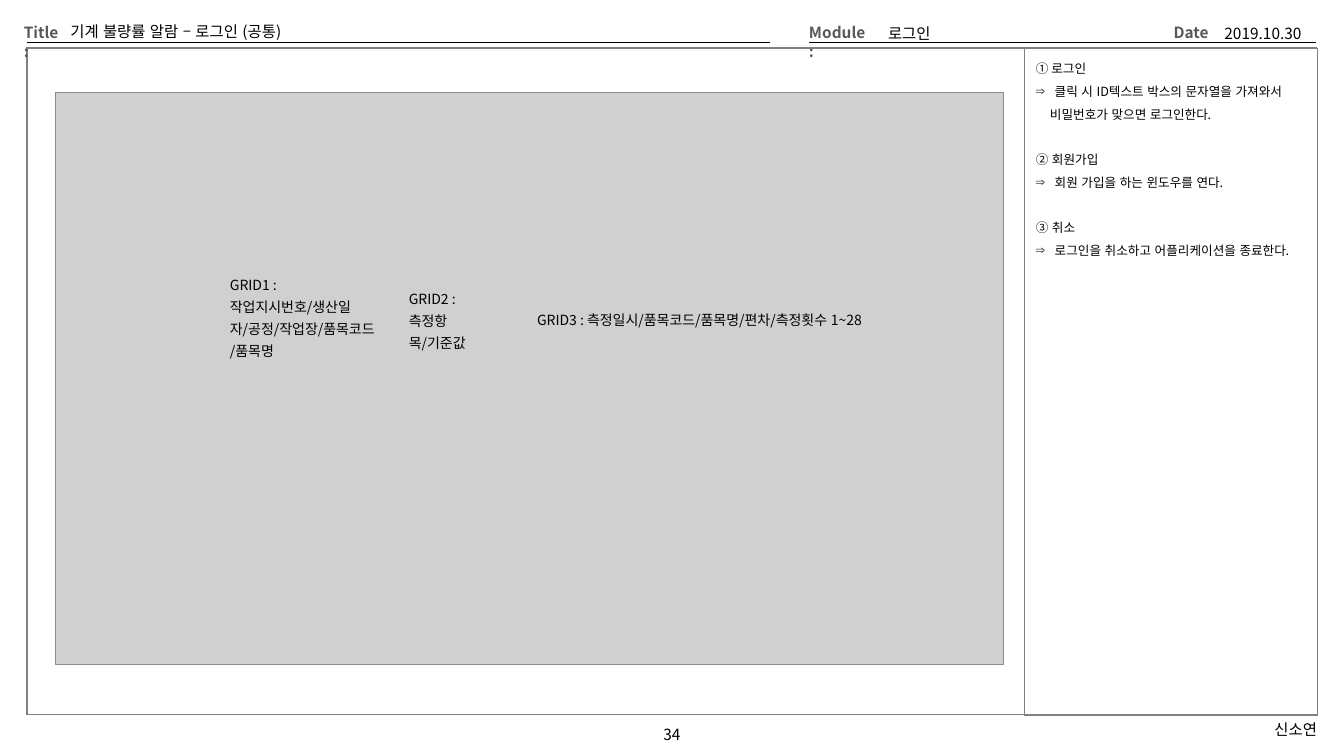
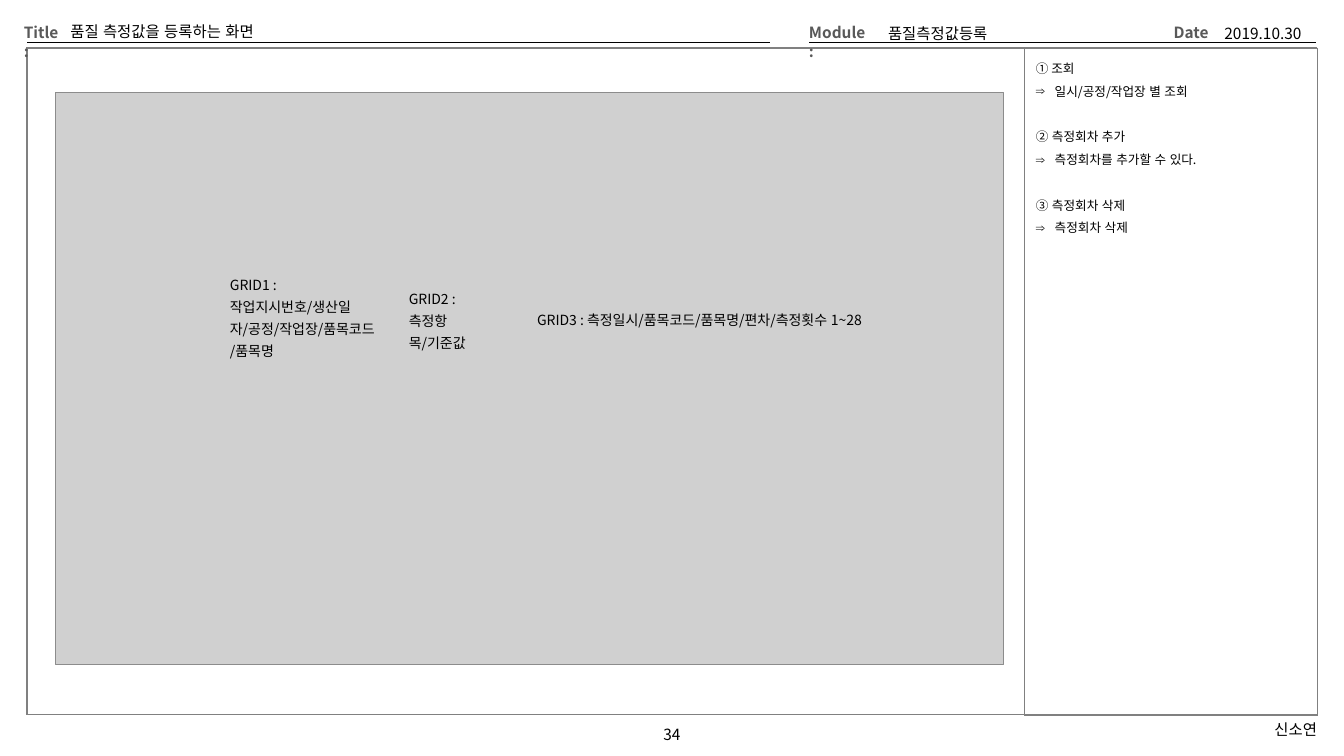
Before and after one commit to Cliedy-s/Team4, a slide deck: slide 34 of source/TEMP/Team4화면설계 - 오휘석.pptx. Drawn at 1344x756 pixels with LibreOffice and Linux fonts; fonts in the diff are those of the drawing; grey boxes stand for pictures. Boxes give left, top, right and bottom in pixels: in the first picture for what was removed or moved away, otherwise in the second. Text is boxed around its words. In the diff, an @@ line names an element or a change of style, - is before the commit and + after.

```diff
--- a/source/TEMP/Team4화면설계 - 오휘석.pptx
+++ b/source/TEMP/Team4화면설계 - 오휘석.pptx
@@ title at box(70, 24, 253, 39): text changed @@
-기계 불량률 알람 – 로그인 (공통)
+품질 측정값을 등록하는 화면
@@ text at box(888, 26, 987, 43): text changed @@
-로그인
+품질측정값등록
@@ text at box(1036, 62, 1197, 233): text changed @@
-① 로그인
-⇒ 클릭 시 ID텍스트 박스의 문자열을 가져와서
-비밀번호가 맞으면 로그인한다.
-② 회원가입
-⇒ 회원 가입을 하는 윈도우를 연다.
-③ 취소
-⇒ 로그인을 취소하고 어플리케이션을 종료한다.
+① 조회
+⇒ 일시/공정/작업장 별 조회
+② 측정회차 추가
+⇒ 측정회차를 추가할 수 있다.
+③ 측정회차 삭제
+⇒ 측정회차 삭제
```
Also in this commit, not shown: 15 other slides changed, 1 other file.
